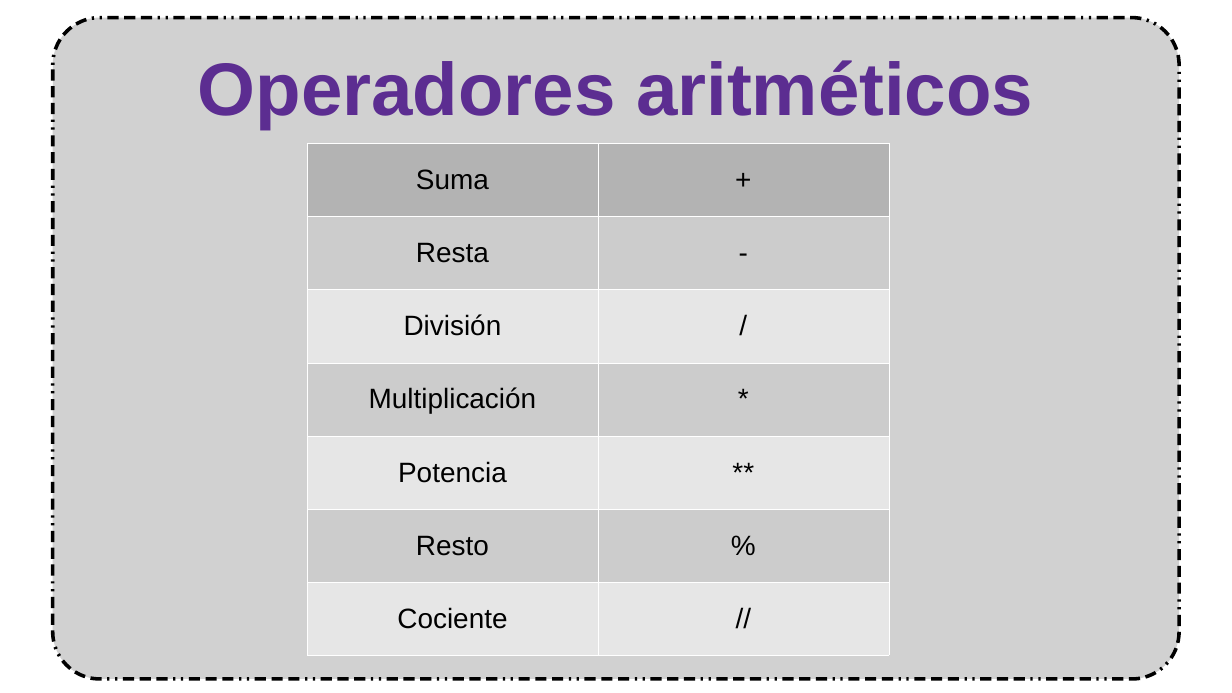
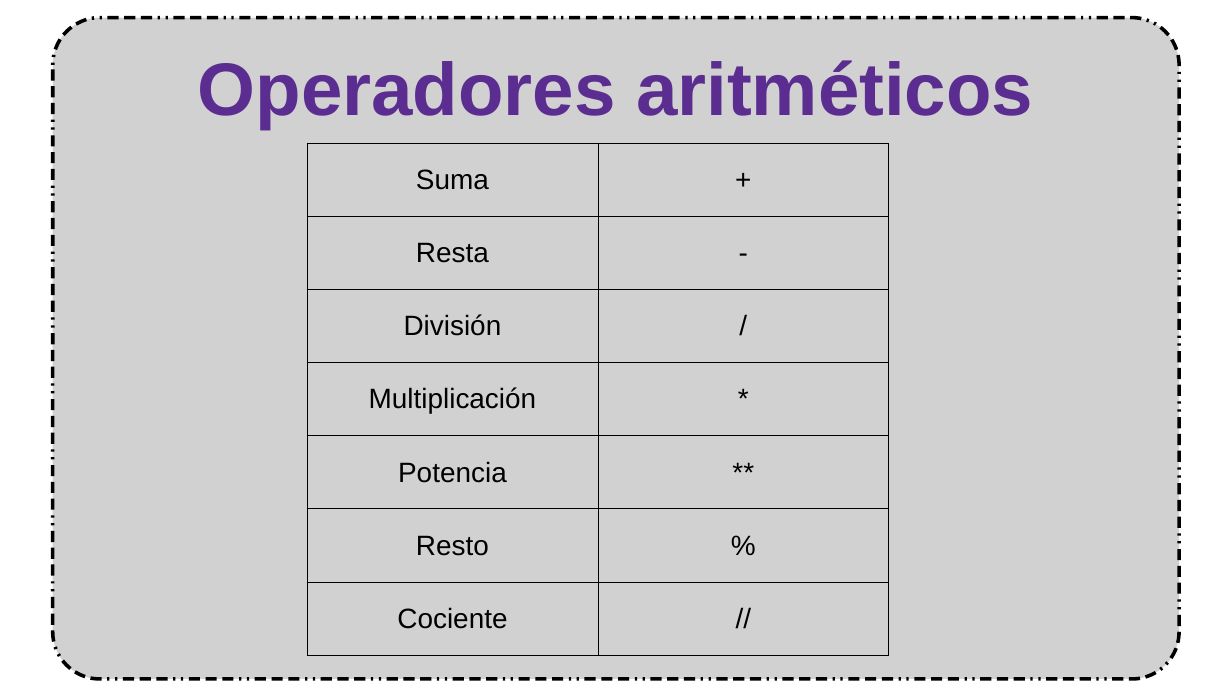
Before and after one commit to mruiz54/Ejercicios-Curso-de-Iniciaci-n-a-la-Programaci-n-en-Python, a slide deck: slide 12 of Presentación/Presentación Iniciación a Python.odp (slide 10 before the commit). Drawn at 1232x693 pixels with LibreOffice and Linux fonts; fonts in the diff are those of the drawing; background and template pictures are left out. Boxes give left, top, right and bottom in pixels: in the first picture for what was removed or moved away, otherwise in the second. Text is boxed around its words. In the diff, an @@ line names an element or a change of style, - is before the commit and + after.

```diff
--- a/Presentación/Presentación Iniciación a Python.odp
+++ b/Presentación/Presentación Iniciación a Python.odp
@@ table at (x1=307, y1=143, x2=889, y2=655) @@
@@ fill #B3B3B3 to none in row 1 @@
@@ fill #CCCCCC to none in 6 cells @@
@@ fill #E6E6E6 to none in 6 cells @@
@@ borders changed @@
```
Also in this commit, not shown: 3 other slides changed, 2 slides added, 1 other file.
